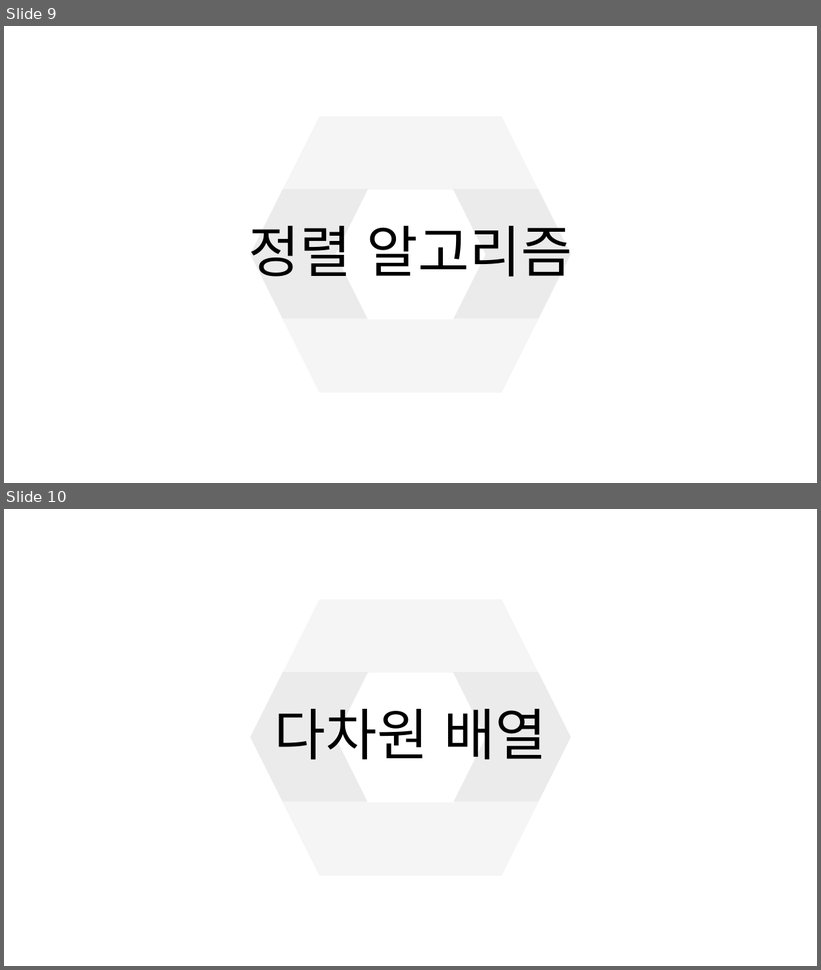
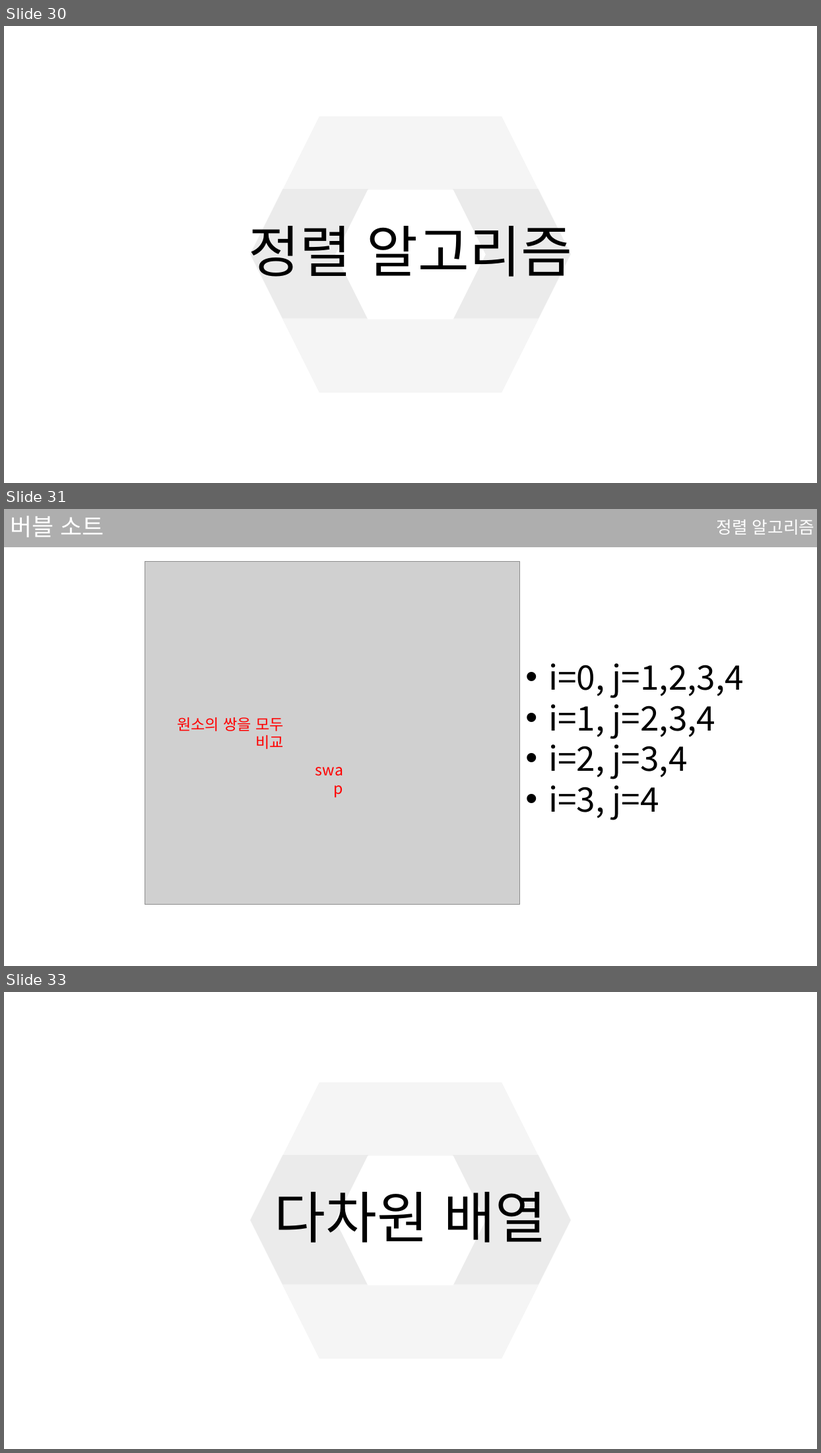
Before and after one commit to sjsjsj1246/EC_C_Language_Study, a slide deck: ppt/4강.pptx. Shown one above the other, each under a label of ours: slides 9 and 10 before the commit, slides 30, 31 and 33 after it; the slides between them are not shown. The pictures are 821x970 and 821x1453 pixels, drawn with LibreOffice and Linux fonts; fonts in the diff are those of the drawing; grey boxes stand for pictures. Boxes give left, top, right and bottom in pixels: in the first picture for what was removed or moved away, otherwise in the second. Text is boxed around its words. In the diff, an @@ line names an element or a change of style, - is before the commit and + after.

```diff
--- a/ppt/4강.pptx
+++ b/ppt/4강.pptx
@@ slide 31 added at box(4, 509, 817, 966), background #FFFFFF @@
@@ rectangle added at box(4, 509, 817, 547), fill #181717 at 35% opacity @@
@@ title added at box(10, 516, 104, 537), 28 pt, text #FFFFFF @@
+버블 소트
@@ text added at box(716, 520, 815, 535), 20 pt, text #FFFFFF @@
+정렬 알고리즘
@@ picture added at box(145, 561, 520, 905) @@
@@ text added at box(548, 663, 744, 821), 40 pt, text #000000 @@
+• i=0, j=1,2,3,4
+• i=1, j=2,3,4
+• i=2, j=3,4
+• i=3, j=4
@@ text added at box(177, 718, 284, 749), 18 pt, text #FF0000 @@
+원소의 쌍을 모두 비교
@@ text added at box(301, 767, 350, 791), 18 pt, text #FF0000 @@
+swap
@@ what was slide 9 is now slide 30 @@
@@ what was slide 10 is now slide 33 @@
```
Also in this commit, not shown: 7 slides changed, 32 other slides added, 2 slides removed, 1 other file.
